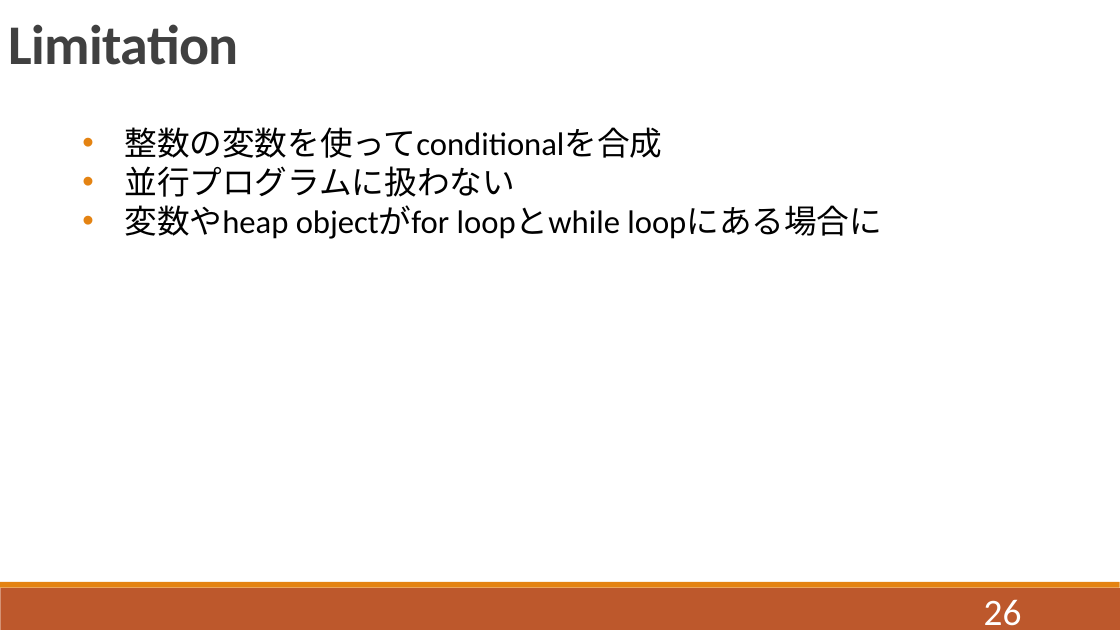
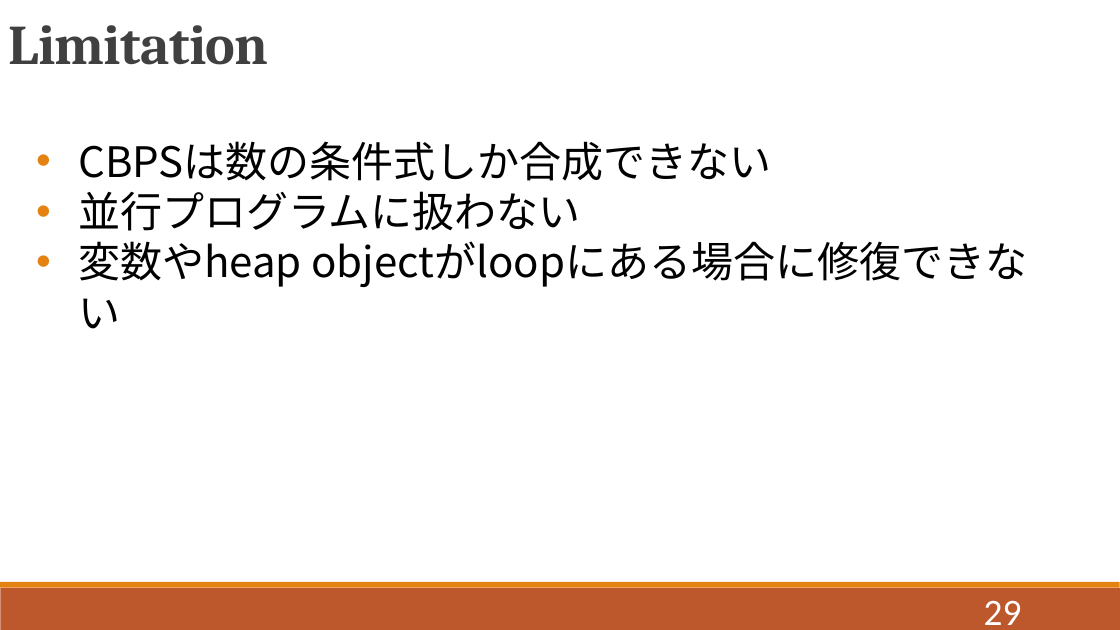
Before and after one commit to QIANZECHANG/MyResearch, a slide deck: slide 29 of 修論/修論発表.pptx (slide 26 before the commit). Drawn at 1120x630 pixels with LibreOffice and Linux fonts; fonts in the diff are those of the drawing. Boxes give left, top, right and bottom in pixels: in the first picture for what was removed or moved away, otherwise in the second. Text is boxed around its words. In the diff, an @@ line names an element or a change of style, - is before the commit and + after.

```diff
--- a/修論/修論発表.pptx
+++ b/修論/修論発表.pptx
@@ text "Limitation" at bbox=[8, 25, 268, 65]: font Calibri to Cambria @@
@@ text "CBPSは数の条件式しか合成できない": place and size @@
-text "CBPSは数の条件式しか合成できない" at bbox=[124, 127, 882, 239]
+text "CBPSは数の条件式しか合成できない" at bbox=[78, 141, 772, 287]
@@ text at bbox=[78, 141, 772, 181]: text changed; size 28 to 36 pt; font Calibri to Noto Sans CJK JP @@
-    • 整数の変数を使ってconditionalを合成
+    • CBPSは数の条件式しか合成できない
@@ text at bbox=[78, 191, 581, 231]: size 28 to 36 pt, font Calibri to Noto Sans CJK JP in "並行プログラムに扱わない" @@
@@ text at bbox=[78, 241, 302, 287]: text changed; size 28 to 36 pt; font Calibri to Noto Sans CJK JP @@
-    • 変数やheap objectがfor loopとwhile loopにある場合に
+    • 変数やheap objectがloopにある場合に修復できない
@@ page number at bbox=[984, 600, 1022, 625]: text changed @@
-26
+29
```
Also in this commit, not shown: 24 other slides changed, 8 slides added, 1 slide removed, 16 other files.
